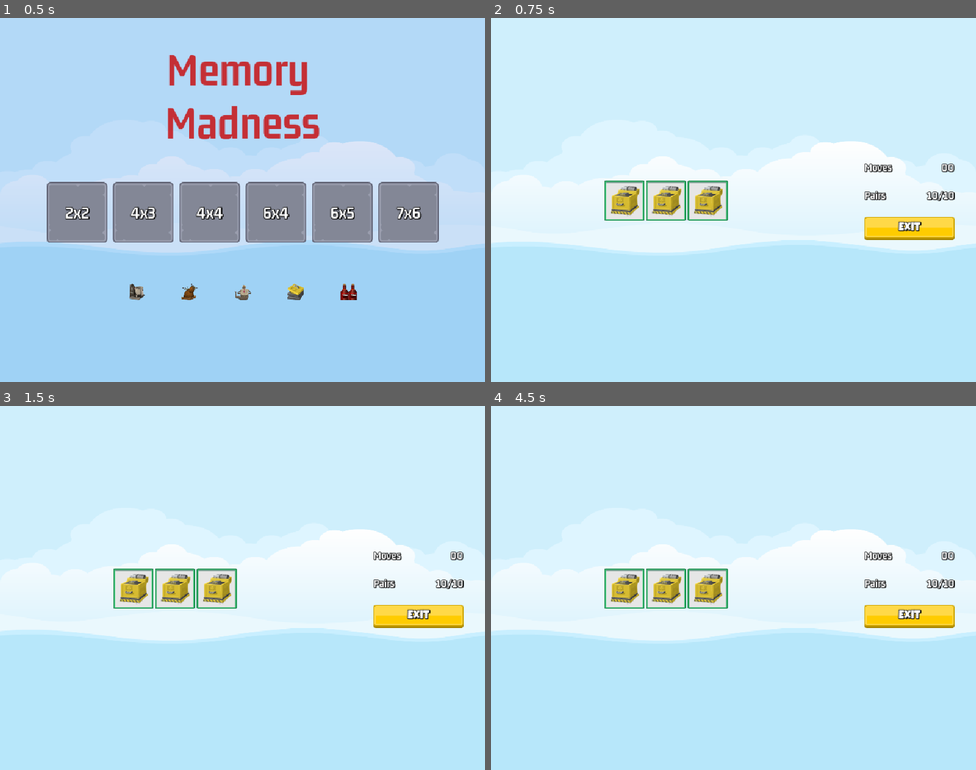
Above: before the commit, frames 1-4 (two rows, left to right).
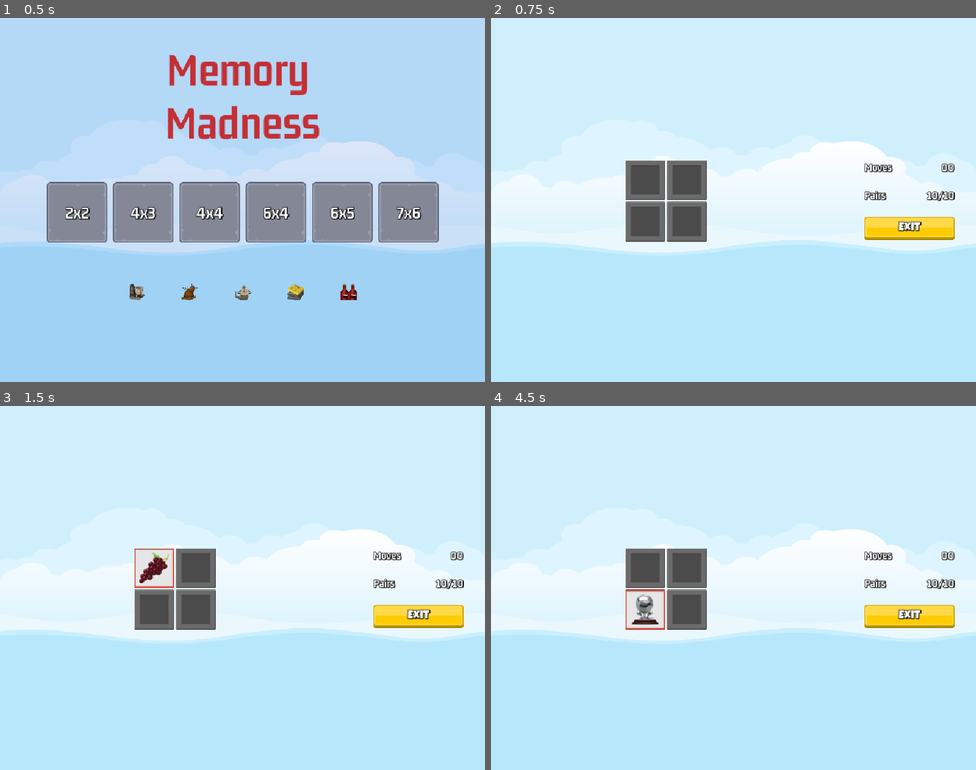
Above: after the commit, the same moments.

Repository: asteya01/Summer25
Game: Godot game, scene res://Scenes/Master/Master.tscn
The game is run twice, just before and just after one commit, with the same random seed, the same clock (stepped at 60 frames per second) and the same inputs.
Inputs (mouse positions are in pixels of both pictures, inside the frame that each line leads up to; where the layout moved, square brackets give the same spot in the first picture):
- Up to frame 1 (0.5 s): no input
- Up to frame 2 (0.75 s): click "2x2" at 0.5 s
- Up to frame 3 (1.5 s): click (155, 566) [130, 588] at 1.25 s
- Up to frame 4 (4.5 s): click (665, 588) at 2.02 s; click (685, 566) at 2.77 s; click (709, 588) at 3.52 s; click (646, 609) at 4.27 s

Frame 1 is identical in both runs. In frame 2, 4.3% of the frame differs, in the area x 23-49%, y 39-62%; in frame 3, 4.0%; in frame 4, 4.0%.

Commit message:
Click Sounds and button dissapearance

Diff:
--- a/MemoryMadness/Classes/LevelDataSelector.gd
+++ b/MemoryMadness/Classes/LevelDataSelector.gd
@@ -6,6 +6,50 @@
 
 const LEVELS_DATA: LevelsDataResource = preload("res://Resources/levels_data.tres")
 
+#region statics
 
 static func get_level_setting(level: int) -> LevelSettingResource:
 	return LEVELS_DATA.get_level_data(level)
+
+
+static func get_level_selection(level_num: int) -> LevelDataSelector:
+	var l_setting: LevelSettingResource = get_level_setting(level_num)
+
+	if l_setting == null:
+		return
+
+	ImageManager._shuffle_images()
+
+	var selected_images: Array[Texture2D]
+
+	for i in range(l_setting.get_target_pairs()):
+		selected_images.append(ImageManager.get_image(i))
+		selected_images.append(ImageManager.get_image(i))
+
+	selected_images.shuffle()
+
+	return LevelDataSelector.new(
+		l_setting, selected_images
+	)
+
+#endregion
+
+var _selected_images: Array[Texture2D]
+var _level_setting: LevelSettingResource
+
+func _init(level_setting: LevelSettingResource,
+					selected_images: Array[Texture2D]) -> void:
+	_selected_images = selected_images
+	_level_setting = level_setting
+
+
+func get_selected_images() -> Array[Texture2D]:
+	return _selected_images
+
+
+func get_target_pairs() -> int:
+	return _level_setting.get_target_pairs()
+
+
+func get_num_cols() -> int:
+	return _level_setting.get_cols()
--- a/MemoryMadness/Globals/SignalHub.gd
+++ b/MemoryMadness/Globals/SignalHub.gd
@@ -3,10 +3,13 @@
 
 signal on_level_selected(level_num: int)
 signal on_game_exit_pressed
-
+signal on_tile_selected(tile: MemoryTile)
 
 func emit_on_level_selected(level_num: int) -> void:
 	emit_signal("on_level_selected", level_num)
 
 func emit_on_game_exit_pressed() -> void:
 	on_game_exit_pressed.emit()
+
+func emit_on_tile_selected(tile: MemoryTile) -> void:
+	on_tile_selected.emit(tile)
--- a/MemoryMadness/Scenes/Game/Game.gd
+++ b/MemoryMadness/Scenes/Game/Game.gd
@@ -1,4 +1,10 @@
 extends Control
+
+
+const MEMORY_TILE = preload("res://Scenes/MemoryTiles/MemoryTile.tscn")
+
+
+@onready var tile_grid: GridContainer = $HB/TileGrid
 
 
 # Called when the node enters the scene tree for the first time.
@@ -6,10 +12,28 @@
 	pass # Replace with function body.
 
 
-# Called every frame. 'delta' is the elapsed time since the previous frame.
-func _process(delta: float) -> void:
-	pass
+func _enter_tree() -> void:
+	SignalHub.on_level_selected.connect(on_level_selected)
+
+
+func add_memory_tile(image: Texture2D, frame: Texture2D) -> void:
+	var mt: MemoryTile = MEMORY_TILE.instantiate()
+	tile_grid.add_child(mt)
+	mt.setup(image, frame)
+
+func on_level_selected(level_num: int) -> void:
+	var lds: LevelDataSelector = \
+			LevelDataSelector.get_level_selection(level_num)
+
+	var fi: Texture2D = ImageManager.get_random_frame_image()
+
+	tile_grid.columns = lds.get_num_cols()
+
+	for im in lds.get_selected_images():
+		add_memory_tile(im, fi)
 
 
 func _on_exit_button_pressed() -> void:
+	for t in tile_grid.get_children():
+		t.queue_free()
 	SignalHub.emit_on_game_exit_pressed()
--- a/MemoryMadness/Scenes/Game/Game.tscn
+++ b/MemoryMadness/Scenes/Game/Game.tscn
@@ -1,7 +1,7 @@
 [gd_scene load_steps=8 format=3 uid="uid://daukdeo7ydpfp"]
 
 [ext_resource type="Script" uid="uid://becyfxkymom8u" path="res://Scenes/Game/Game.gd" id="1_3k6gv"]
-[ext_resource type="PackedScene" uid="uid://drpmk4g8ayghd" path="res://Scenes/MemoryTiles/MemoryTile.tscn" id="2_3k6gv"]
+[ext_resource type="PackedScene" uid="uid://dctuobcp6cf62" path="res://Scenes/Scorer/Scorer.tscn" id="2_3k6gv"]
 [ext_resource type="LabelSettings" uid="uid://b5syq62467agg" path="res://Resources/WhiteBlack4_3.tres" id="2_gwu2e"]
 [ext_resource type="Texture2D" uid="uid://dfkeu86lxi56j" path="res://assets/ui/grey_button00.png" id="3_y3kpf"]
 [ext_resource type="FontFile" uid="uid://ct3w7wbk164ca" path="res://assets/fonts/LuckiestGuy-Regular.ttf" id="5_3k6gv"]
@@ -32,22 +32,13 @@
 grow_horizontal = 2
 grow_vertical = 2
 
-[node name="GridContainer" type="GridContainer" parent="HB"]
+[node name="TileGrid" type="GridContainer" parent="HB"]
 layout_mode = 2
 size_flags_horizontal = 6
 size_flags_vertical = 4
 theme_override_constants/h_separation = 4
 theme_override_constants/v_separation = 4
 columns = 6
-
-[node name="MemoryTile" parent="HB/GridContainer" instance=ExtResource("2_3k6gv")]
-layout_mode = 2
-
-[node name="MemoryTile2" parent="HB/GridContainer" instance=ExtResource("2_3k6gv")]
-layout_mode = 2
-
-[node name="MemoryTile3" parent="HB/GridContainer" instance=ExtResource("2_3k6gv")]
-layout_mode = 2
 
 [node name="MC" type="MarginContainer" parent="HB"]
 custom_minimum_size = Vector2(200, 0)
@@ -112,4 +103,6 @@
 horizontal_alignment = 1
 vertical_alignment = 1
 
+[node name="Scorer" parent="." instance=ExtResource("2_3k6gv")]
+
 [connection signal="pressed" from="HB/MC/VB/ExitButton" to="." method="_on_exit_button_pressed"]
--- a/MemoryMadness/Scenes/MemoryTiles/MemoryTile.gd
+++ b/MemoryMadness/Scenes/MemoryTiles/MemoryTile.gd
@@ -1,4 +1,7 @@
 extends TextureButton
+
+
+class_name MemoryTile
 
 
 @onready var frame_image: TextureRect = $FrameImage
@@ -7,7 +10,12 @@
 
 # Called when the node enters the scene tree for the first time.
 func _ready() -> void:
-	pass # Replace with function body.
+	reveal(false)
+
+
+func reveal(r: bool) -> void:
+	frame_image.visible = r
+	item_image.visible = r
 
 
 func setup(image: Texture2D, frame: Texture2D) -> void:
@@ -16,4 +24,6 @@
 
 
 func _on_pressed() -> void:
-	pass # Replace with function body.
+	if Scorer.SelectionEnabled == true:
+		reveal(true)
+		SignalHub.emit_on_tile_selected(self)
--- /dev/null
+++ b/MemoryMadness/Scenes/Scorer/Scorer.gd
@@ -0,0 +1,42 @@
+extends Node
+
+
+class_name Scorer
+
+
+static var SelectionEnabled: bool = true
+
+
+@onready var sound: AudioStreamPlayer = $Sound
+@onready var reveal_timer: Timer = $RevealTimer
+
+
+var _selections: Array[MemoryTile]
+
+
+func _enter_tree() -> void:
+	SignalHub.on_tile_selected.connect(on_tile_selected)
+
+
+func process_pair() -> void:
+	if _selections.size() != 2:
+		return
+
+	SelectionEnabled = false
+	reveal_timer.start()
+
+
+func on_tile_selected(tile: MemoryTile) -> void:
+	if tile in _selections:
+		return
+
+	_selections.append(tile)
+	SoundManager.play_tile_click(sound)
+	process_pair()
+
+
+func _on_reveal_timer_timeout() -> void:
+	for s in _selections:
+		s.reveal(false)
+	_selections.clear()
+	SelectionEnabled = true
--- /dev/null
+++ b/MemoryMadness/Scenes/Scorer/Scorer.tscn
@@ -0,0 +1,14 @@
+[gd_scene load_steps=2 format=3 uid="uid://dctuobcp6cf62"]
+
+[ext_resource type="Script" uid="uid://oro0y8g4mpmw" path="res://Scenes/Scorer/Scorer.gd" id="1_pmgxc"]
+
+[node name="Scorer" type="Node"]
+script = ExtResource("1_pmgxc")
+
+[node name="Sound" type="AudioStreamPlayer" parent="."]
+
+[node name="RevealTimer" type="Timer" parent="."]
+wait_time = 0.5
+one_shot = true
+
+[connection signal="timeout" from="RevealTimer" to="." method="_on_reveal_timer_timeout"]
Not shown, added: MemoryMadness/Scenes/Scorer/Scorer.gd.uid
